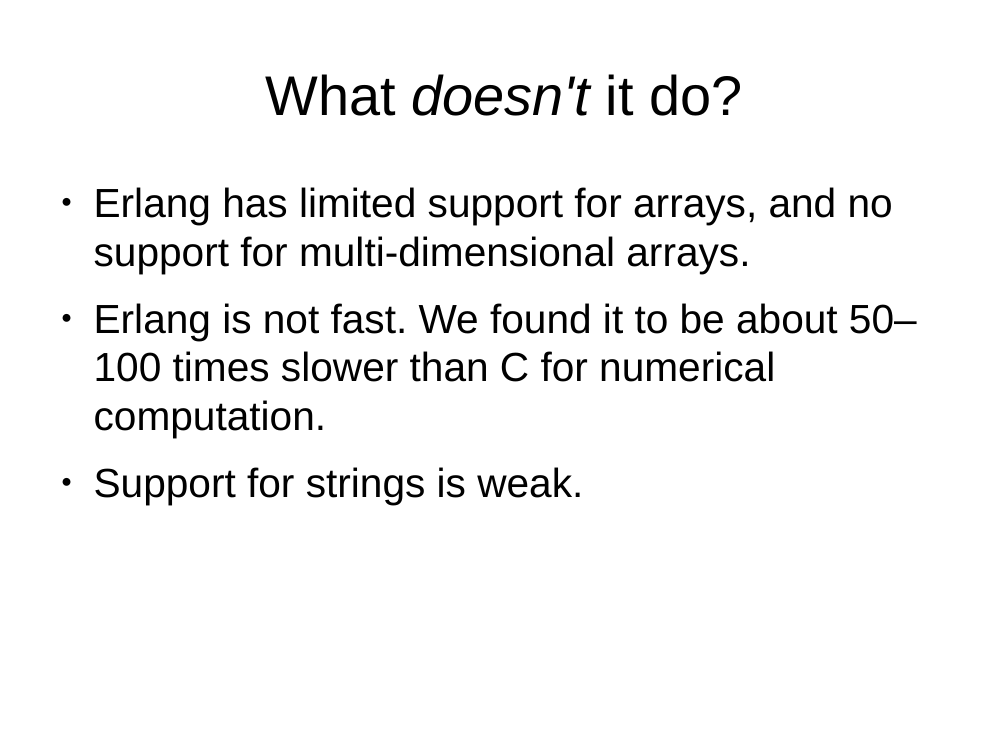
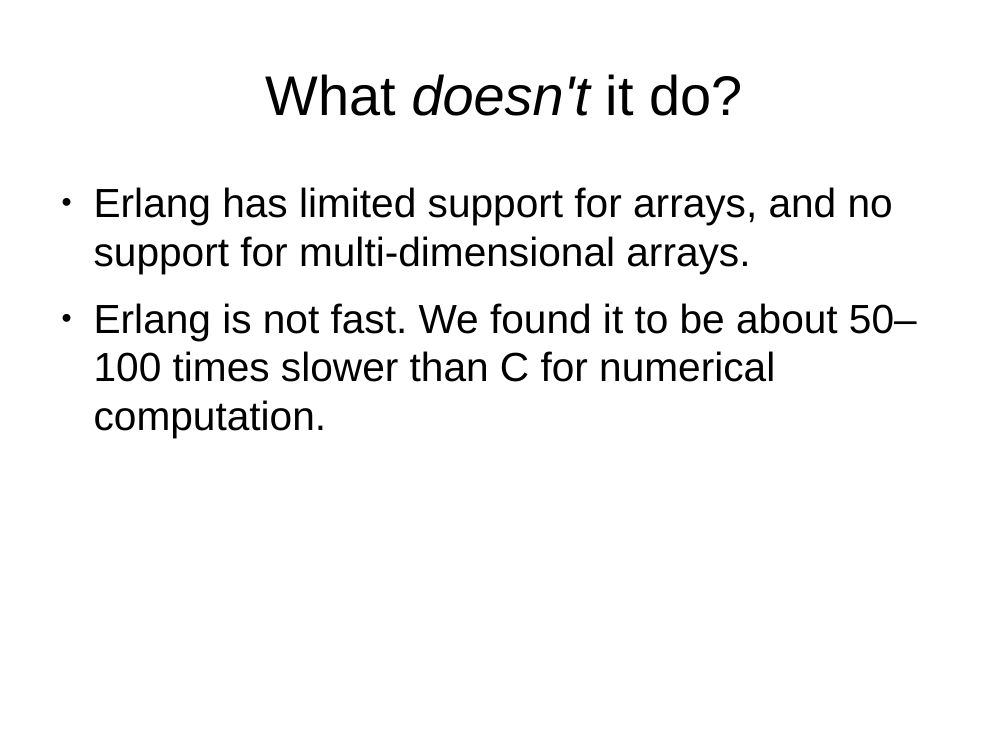
Before and after one commit to FractalDesigns/cowichan-1, a slide deck: slide 10 of miscellaneous/2010-12/slides.odp. Drawn at 1008x756 pixels with LibreOffice and Linux fonts; fonts in the diff are those of the drawing; background and template pictures are left out. Boxes give left, top, right and bottom in pixels: in the first picture for what was removed or moved away, otherwise in the second. Text is boxed around its words. In the diff, an @@ line names an element or a change of style, - is before the commit and + after.

```diff
--- a/miscellaneous/2010-12/slides.odp
+++ b/miscellaneous/2010-12/slides.odp
@@ text at (x1=94, y1=467, x2=583, y2=505): paragraph removed @@
-● Support for strings is weak.
```
Also in this commit, not shown: 9 other slides changed, 3 slides added, 3 slides removed.
